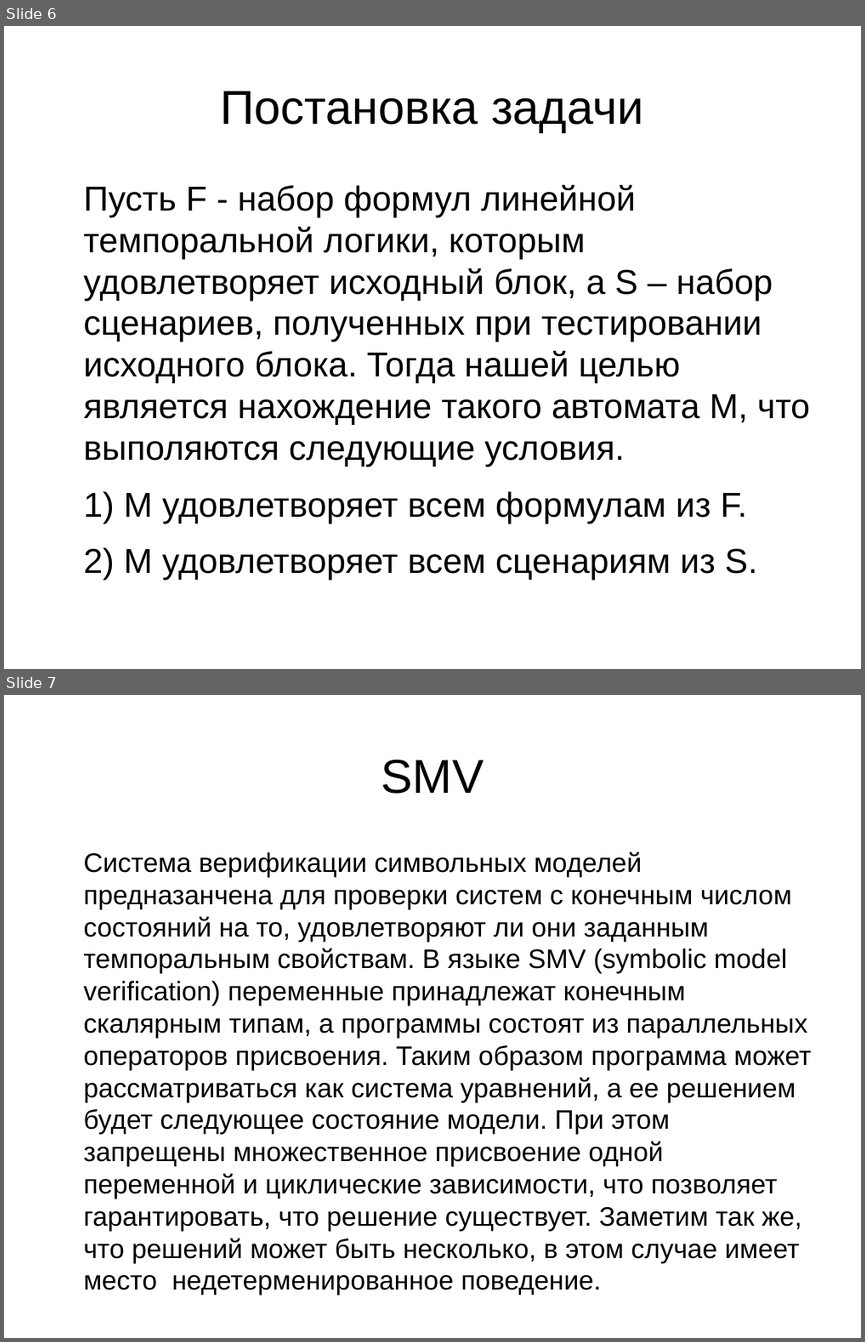
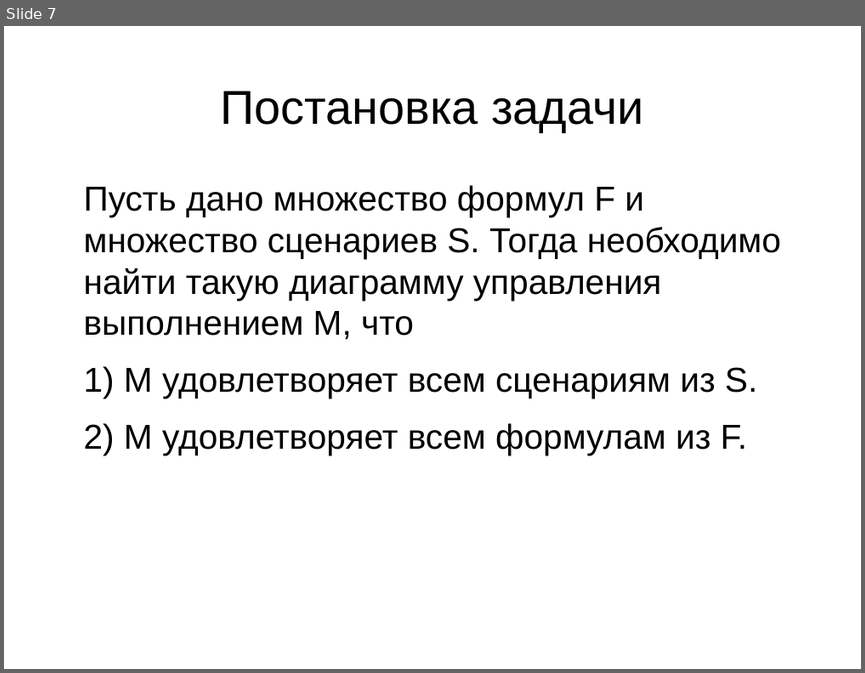
Before and after one commit to V1489Cygni/spec2fb, a slide deck: Presentation.odp. Shown one above the other, each under a label of ours: slides 6 and 7 before the commit, slide 7 after it. The pictures are 865x1342 and 865x673 pixels, drawn with LibreOffice and Linux fonts; fonts in the diff are those of the drawing. Boxes give left, top, right and bottom in pixels: in the first picture for what was removed or moved away, otherwise in the second. Text is boxed around its words. In the diff, an @@ line names an element or a change of style, - is before the commit and + after.

```diff
--- a/Presentation.odp
+++ b/Presentation.odp
@@ slide 7 removed at (4, 695, 861, 1338), background #FFFFFF @@
@@ title removed at (381, 760, 483, 794) @@
-SMV
@@ text removed at (84, 851, 812, 1294) @@
-Система верификации символьных моделей предназанчена для проверки систем с конечным числом состояний на то, удовлетворяют ли они заданным темпоральным свойствам. В языке SMV (symbolic model verification) переменные принадлежат конечным скалярным типам, а программы состоят из параллельных операторов присвоения. Таким образом программа может рассматриваться как система уравнений, а ее решением будет следующее состояние модели. При этом запрещены множественное присвоение одной переменной и циклические зависимости, что позволяет гарантировать, что решение существует. Заметим так же, что решений может быть несколько, в этом случае имеет место недетерменированное поведение.
@@ what was slide 6 is now slide 7 @@
@@ slide 7 changed as well @@
@@ text at (84, 185, 781, 455): text changed @@
-Пусть F - набор формул линейной темпоральной логики, которым удовлетворяет исходный блок, а S – набор сценариев, полученных при тестировании исходного блока. Тогда нашей целью является нахождение такого автомата M, что выполяются следующие условия.
-1) M удовлетворяет всем формулам из F.
-2) M удовлетворяет всем сценариям из S.
+Пусть дано множество формул F и множество сценариев S. Тогда необходимо найти такую диаграмму управления выполнением M, что
+1) M удовлетворяет всем сценариям из S.
+2) M удовлетворяет всем формулам из F.
```
Also in this commit, not shown: 7 other slides changed, 9 slides added, 15 other slides removed, 3 other files.
